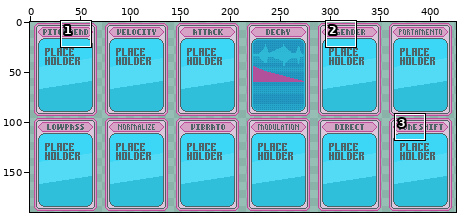
Two states of a pixel-art file, dont_export/aseprite/tuning.aseprite. Above, an overview of the earlier version with the close-up marked.
Close-up. First the earlier version:
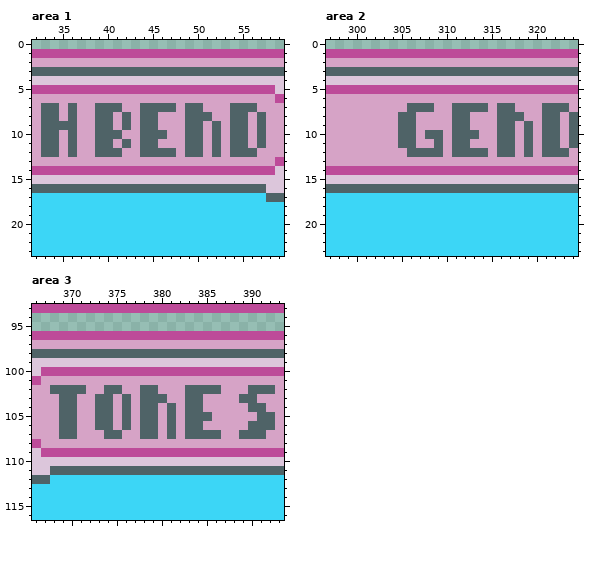
426x190 pixels, 1 frame. Colours within 5 levels of each other are drawn and written as one. Shown: area 1: x 32..59, y 0..23; area 2: x 297..324, y 0..23; area 3: x 366..393, y 93..116. The commit also changed other parts of the picture, which this record leaves out.
The same view after the edit:
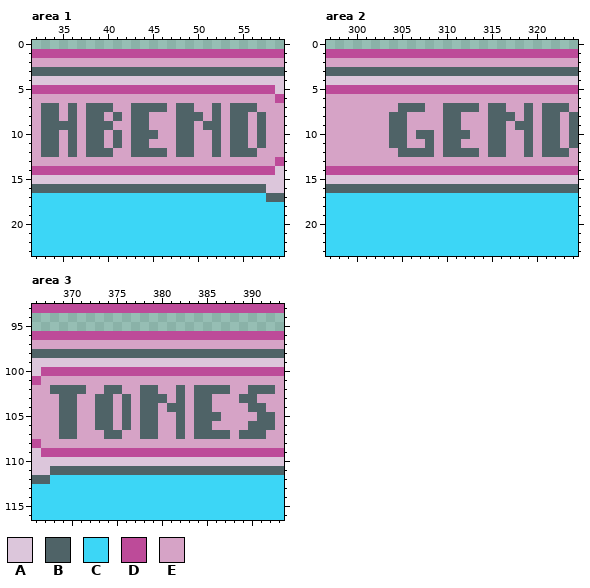
Palette (. is transparent): A #dcc6db  B #4f6367  C #3cd6f6  D #bd4b99  E #d6a3c6
Diff:
Area 1, layer "Layer 1":
y 7: x 38 E -> B; x 41 B -> E; x 43 E -> B; x 47..48 BE -> EB; x 50 B -> E; x 52 E -> B
y 8: x 38 E -> B; x 40..43 BEBE -> EBEB; x 45 B -> E; x 48 E -> B; x 51..52 BE -> EB
y 9: x 38 E -> B; x 42..43 BE -> EB; x 45 B -> E; x 48 E -> B; x 50..51 BE -> EB
y 10: x 38 E -> B; x 40 B -> E; x 43 E -> B; x 46 B -> E; x 48 E -> B; x 50 B -> E
y 11: x 38 E -> B; x 40..43 BEBE -> EBEB; x 45 B -> E; x 48 E -> B; x 50 B -> E
y 12: x 38 E -> B; x 41 B -> E; x 43 E -> B; x 47..48 BE -> EB; x 50 B -> E
Area 2, layer "Layer 1":
y 7: x 305 E -> B; x 308 B -> E; x 310 E -> B; x 314..315 BE -> EB; x 317 B -> E; x 319 E -> B
y 8: x 304 E -> B; x 306 B -> E; x 310 E -> B; x 312 B -> E; x 315 E -> B; x 318..319 BE -> EB
y 9: x 304 E -> B; x 306 B -> E; x 310 E -> B; x 312 B -> E; x 315 E -> B; x 317..318 BE -> EB
y 10: x 304 E -> B; x 306..307 BE -> EB; x 309..310 BE -> EB; x 313 B -> E; x 315 E -> B; x 317 B -> E
y 11: x 304 E -> B; x 306 B -> E; x 308..310 EBE -> BEB; x 312 B -> E; x 315 E -> B; x 317 B -> E
y 12: x 305 E -> B; x 309..310 BE -> EB; x 314..315 BE -> EB; x 317 B -> E
Area 3, layer "Layer 1":
y 102: x 382..383 EB -> BE; x 387 E -> B
y 103..104: x 382..383 EB -> BE; x 385 E -> B
y 105: x 381..383 BEB -> EBE; x 386 E -> B
y 106: x 381..383 BEB -> EBE; x 385 E -> B
y 107: x 381..383 BEB -> EBE; x 387 E -> B
Changed places in both close-ups, as pixel boxes (x1, y1, x2, y2):
changed: (86, 103, 221, 157)
changed: (389, 103, 533, 157)
changed: (167, 385, 230, 439)
